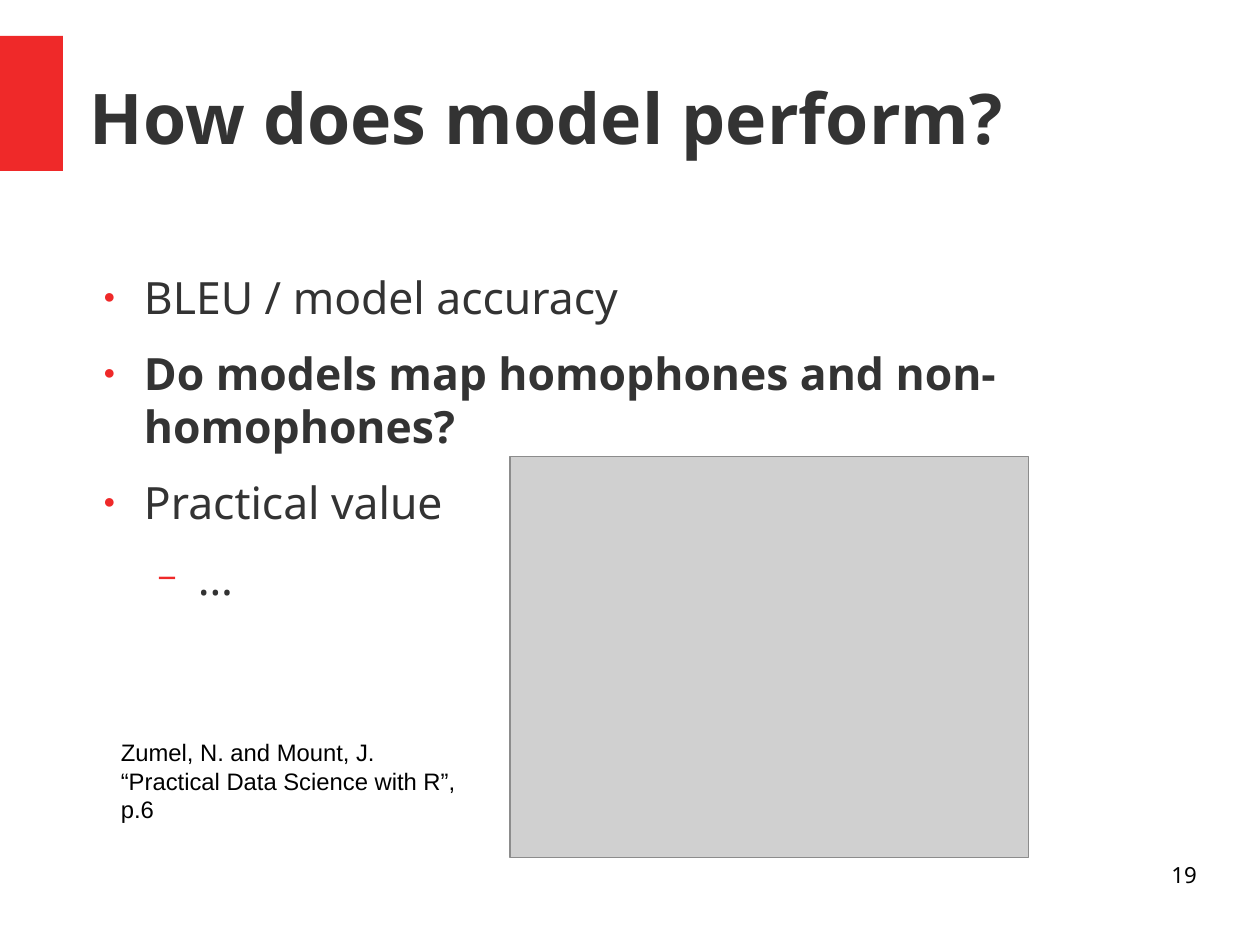
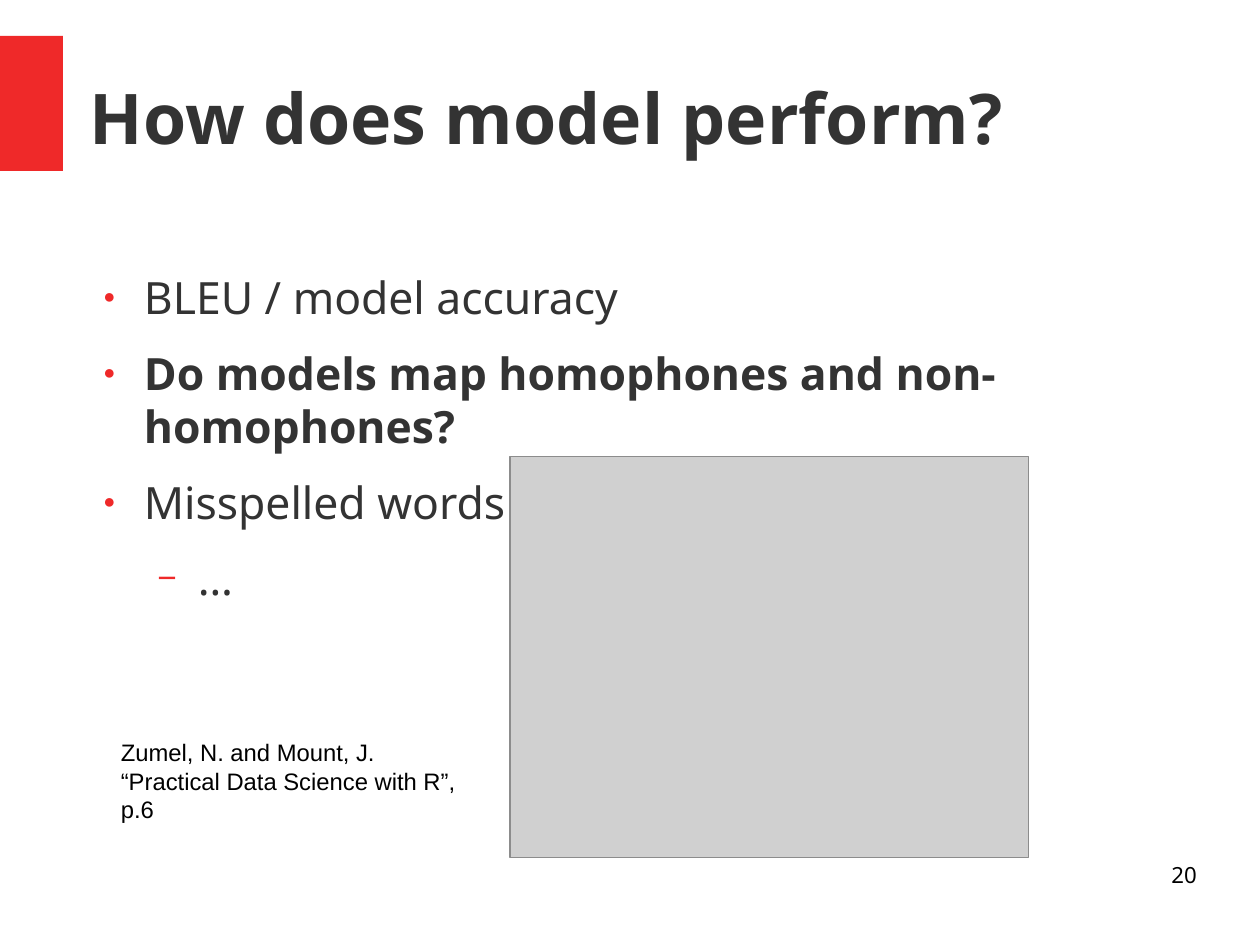
Before and after one commit to JasperHG90/Phonorm, a slide deck: slide 20 of docs/phonorm.odp (slide 19 before the commit). Drawn at 1260x945 pixels with LibreOffice and Linux fonts; fonts in the diff are those of the drawing; grey boxes stand for pictures. Boxes give left, top, right and bottom in pixels: in the first picture for what was removed or moved away, otherwise in the second. Text is boxed around its words. In the diff, an @@ line names an element or a change of style, - is before the commit and + after.

```diff
--- a/docs/phonorm.odp
+++ b/docs/phonorm.odp
@@ text at (144,485,505,530): text changed @@
-● Practical value
+● Misspelled words
@@ page number at (1171,867,1196,884): text changed @@
-19
+20
```
Also in this commit, not shown: 6 other slides changed, 3 slides added, 4 slides removed, 1 other file.
